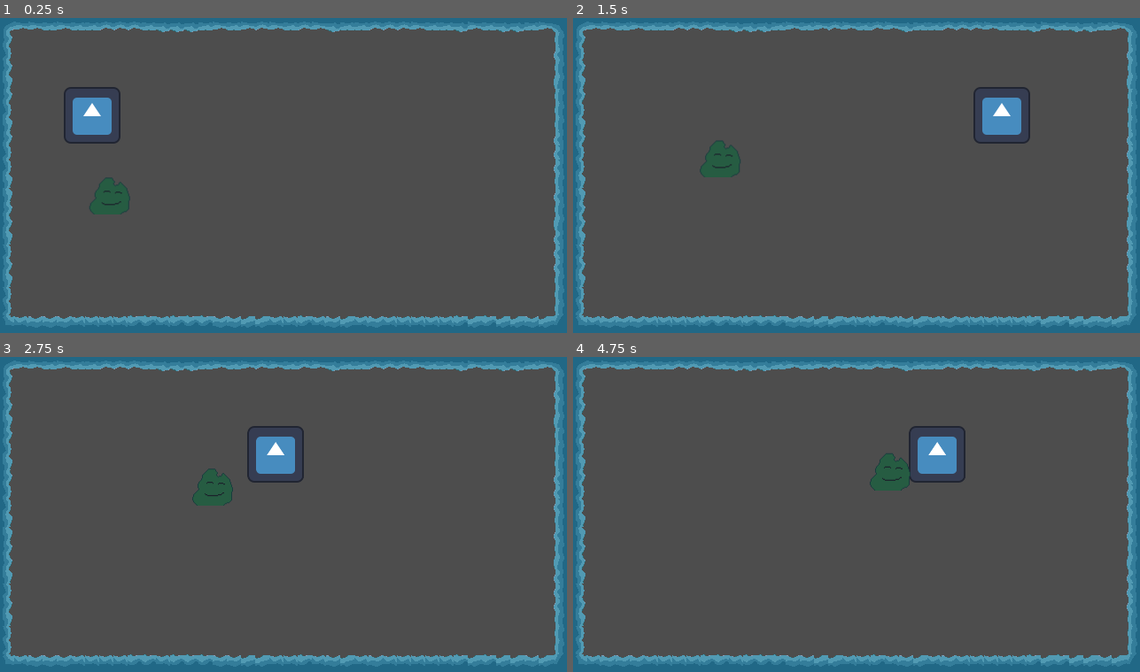
Above: before the commit, frames 1-4 (two rows, left to right).
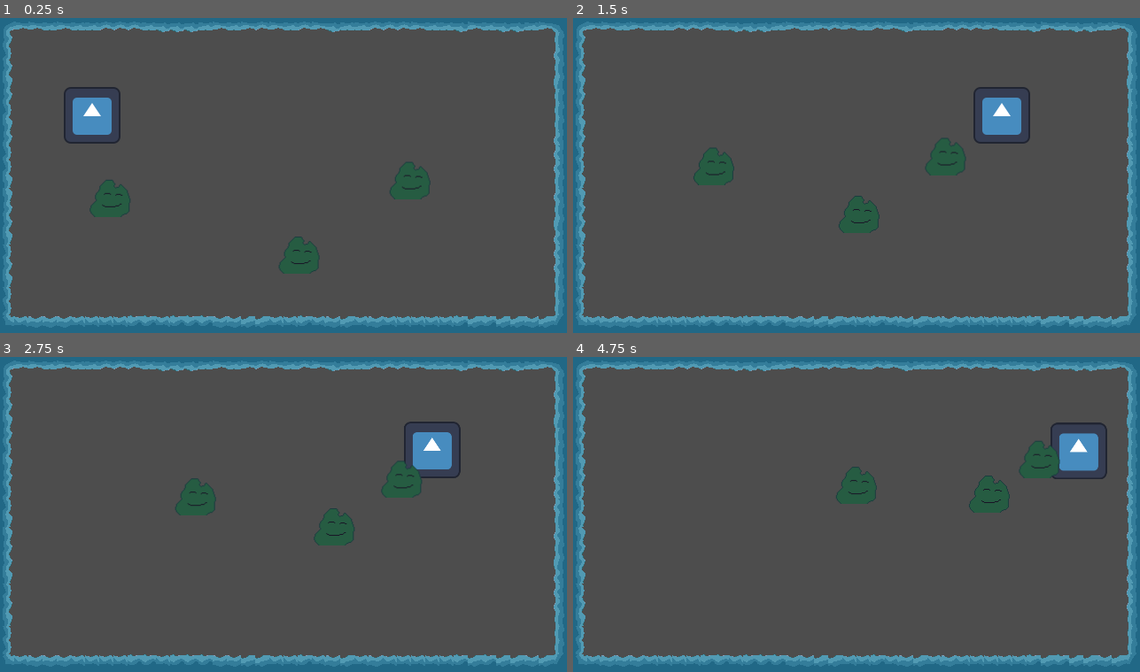
Above: after the commit, the same moments.

Repository: sthoni/winter_melonJam2023
Game: Godot game, scene res://level.tscn
Two runs of this game, one before a commit and one after it. Both use one fixed random seed, a clock stepped at 60 frames per second and the inputs below. The engine's default icon, where the game draws it, is replaced by a stand-in: a white triangle on a blue panel in a dark square.
Inputs (mouse positions are in pixels of both pictures, inside the frame that each line leads up to):
- Up to frame 1 (0.25 s): no input
- Up to frame 2 (1.5 s): tap Enter (ui_accept) at 0.5, 0.77 s; move the mouse to (981, 162) at 0.52 s; hold D (ui_right) from 0.53 s (still down); move the mouse to (743, 194) at 1.27 s
- Up to frame 3 (2.75 s): tap Enter (ui_accept) at 1.52 s; move the mouse to (340, 445) at 2.02 s; release D (ui_right) at 2.03 s; hold A (ui_left) from 2.03 s (still down)
- Up to frame 4 (4.75 s): move the mouse to (828, 580) at 2.77 s; release A (ui_left) at 2.78 s; hold D (ui_right) 2.78-4.28 s; tap Enter (ui_accept) at 3.02, 3.77, 4.52 s; move the mouse to (1026, 564) at 3.52 s; move the mouse to (686, 467) at 4.27 s; hold A (ui_left) from 4.28 s (still down)

The runs differ from the first frame. In frame 1, 1.4% of the frame differs, in the area x 15-76%, y 45-82%; in frame 2, 1.8%; in frame 3, 4.1%; in frame 4, 4.5%, in the area x 46-95%, y 20-50%.

Commit message:
Gegner laufen ein bisschen am Spieler vorbei. Drehung ist aber immer noch gleich.

Diff:
--- a/CharacterBody2D.gd
+++ b/CharacterBody2D.gd
@@ -40,6 +40,7 @@
 	get_input()
 	rotation += target * rot_speed()
 	move_and_slide()
+
 #
 #const SPEED = 300.0
 #const JUMP_VELOCITY = -400.0
--- a/EnemyMovementController.gd
+++ b/EnemyMovementController.gd
@@ -1,7 +1,8 @@
 extends Node
 class_name EnemyMovementController
 
-@export var SPEED: float = 1.0
+@export var SPEED: float = 50.0
+@onready var current_speed = SPEED
 var player: Character
 
 # Called when the node enters the scene tree for the first time.
@@ -15,5 +16,5 @@
 
 func calculate_movement(self_position) -> Vector2:
 	var direction = player.global_position - self_position
-	var new_position = direction.normalized() * SPEED + self_position
-	return new_position
+	var new_velocity = direction.normalized() * current_speed
+	return new_velocity
--- a/character2.tscn
+++ b/character2.tscn
@@ -3,10 +3,12 @@
 [ext_resource type="Script" path="res://CharacterBody2D.gd" id="1_gg5ag"]
 [ext_resource type="Texture2D" uid="uid://ccap5h1w0knhr" path="res://icon.svg" id="2_gdvrf"]
 
-[sub_resource type="RectangleShape2D" id="RectangleShape2D_bfyvk"]
-size = Vector2(67.5, 69)
+[sub_resource type="CircleShape2D" id="CircleShape2D_mk2bv"]
+radius = 25.1794
 
 [node name="Character" type="CharacterBody2D" groups=["player"]]
+collision_layer = 2
+collision_mask = 5
 script = ExtResource("1_gg5ag")
 
 [node name="Icon" type="Sprite2D" parent="."]
@@ -14,7 +16,7 @@
 texture = ExtResource("2_gdvrf")
 
 [node name="CollisionShape2D" type="CollisionShape2D" parent="."]
-shape = SubResource("RectangleShape2D_bfyvk")
+shape = SubResource("CircleShape2D_mk2bv")
 
 [node name="Wand" type="Marker2D" parent="."]
 position = Vector2(0, -65)
--- a/enemy.gd
+++ b/enemy.gd
@@ -1,11 +1,11 @@
-extends Area2D
+extends CharacterBody2D
 
 @onready var movement_controller: EnemyMovementController = $EnemyMovementController
 @onready var health_component: HealthComponent = $HealthComponent
 
 # Called when the node enters the scene tree for the first time.
 func _ready():
-	pass
+	motion_mode = CharacterBody2D.MOTION_MODE_FLOATING
 
 
 # Called every frame. 'delta' is the elapsed time since the previous frame.
@@ -14,7 +14,12 @@
 
 
 func _physics_process(delta):
-	self.position = movement_controller.calculate_movement(self.position)
+	velocity = movement_controller.calculate_movement(self.position)
+	for i in get_slide_collision_count():
+		var collision = get_slide_collision(i)
+		if collision:
+			velocity = lerp(velocity.orthogonal() * 3, velocity, 0.9)
+	move_and_slide()
 
 
 func _on_health_component_health_depleted():
--- a/enemy.tscn
+++ b/enemy.tscn
@@ -5,15 +5,16 @@
 [ext_resource type="Script" path="res://EnemyMovementController.gd" id="3_eyygj"]
 [ext_resource type="PackedScene" uid="uid://wb64fs4i4iwv" path="res://Components/HealthComponent.tscn" id="4_bk7j2"]
 
-[sub_resource type="CapsuleShape2D" id="CapsuleShape2D_a4tyv"]
-radius = 21.0
-height = 48.0
+[sub_resource type="CircleShape2D" id="CircleShape2D_kbwjk"]
+radius = 20.0
 
-[node name="Enemy" type="Area2D" groups=["mobs"]]
+[node name="Enemy" type="CharacterBody2D" groups=["mobs"]]
+collision_layer = 4
+collision_mask = 7
 script = ExtResource("1_kc1q1")
 
 [node name="CollisionShape2D" type="CollisionShape2D" parent="."]
-shape = SubResource("CapsuleShape2D_a4tyv")
+shape = SubResource("CircleShape2D_kbwjk")
 
 [node name="Sprite2D" type="Sprite2D" parent="."]
 texture = ExtResource("1_daqqq")
--- a/level.tscn
+++ b/level.tscn
@@ -103,3 +103,9 @@
 
 [node name="Enemy" parent="." instance=ExtResource("2_pymag")]
 position = Vector2(127, 213)
+
+[node name="Enemy2" parent="." instance=ExtResource("2_pymag")]
+position = Vector2(348, 272)
+
+[node name="Enemy3" parent="." instance=ExtResource("2_pymag")]
+position = Vector2(475, 183)
--- a/project.godot
+++ b/project.godot
@@ -75,6 +75,12 @@
 ]
 }
 
+[layer_names]
+
+2d_physics/layer_1="World"
+2d_physics/layer_2="Player"
+2d_physics/layer_3="Mobs"
+
 [rendering]
 
 renderer/rendering_method="gl_compatibility"
--- a/projectile.gd
+++ b/projectile.gd
@@ -6,11 +6,6 @@
 	position += - transform.y * speed * delta
 
 func _on_Bullet_body_entered(body):
-	#if body.is_in_group("mobs"):
-		#body.queue_free()
+	if body.is_in_group("mobs"):
+		body.health_component.reduce_health(2)
 	queue_free()
-
-
-func _on_area_entered(area):
-	if area.is_in_group("mobs"):
-		area.health_component.reduce_health(2)
--- a/projectile.tscn
+++ b/projectile.tscn
@@ -19,4 +19,4 @@
 scale = Vector2(1.00962, 1)
 shape = SubResource("RectangleShape2D_huajg")
 
-[connection signal="area_entered" from="." to="." method="_on_area_entered"]
+[connection signal="body_entered" from="." to="." method="_on_Bullet_body_entered"]
